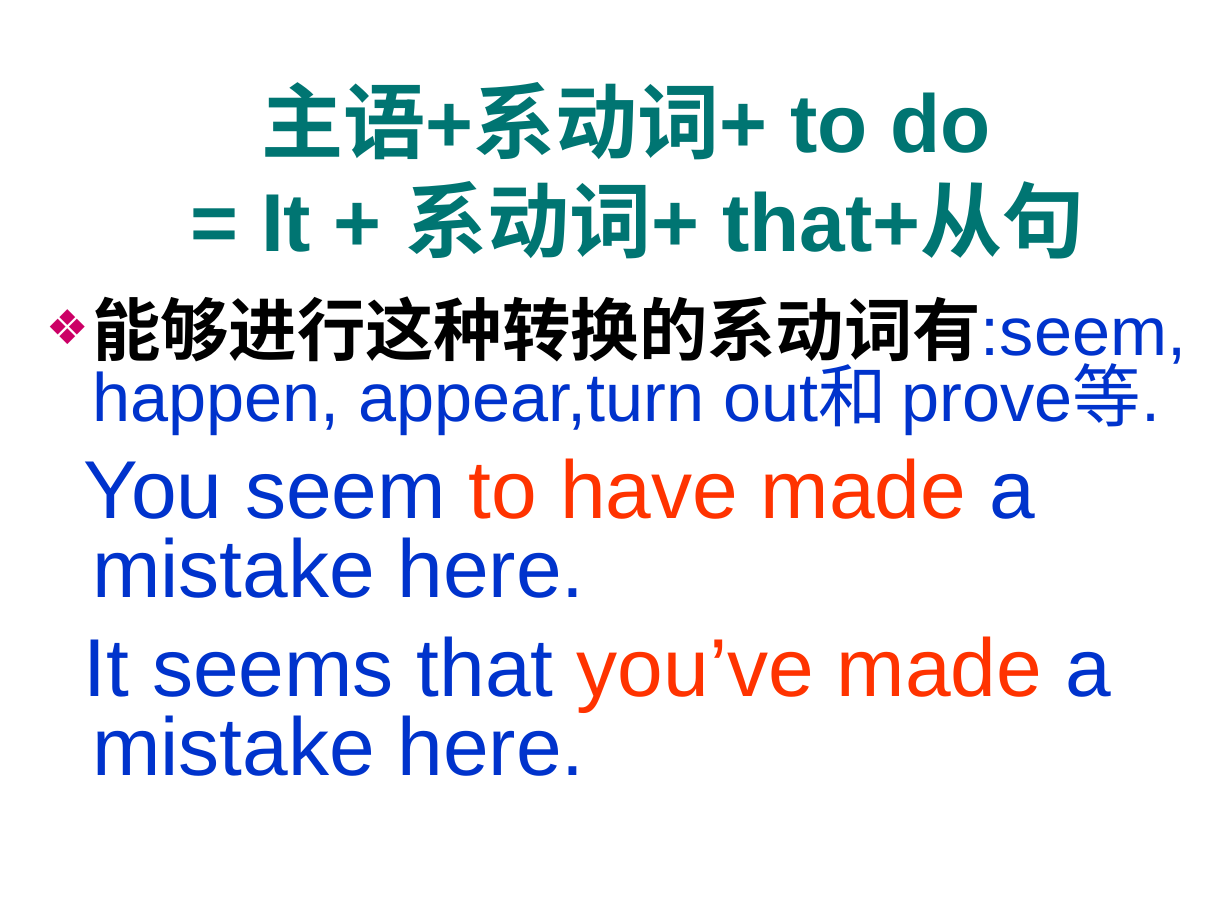
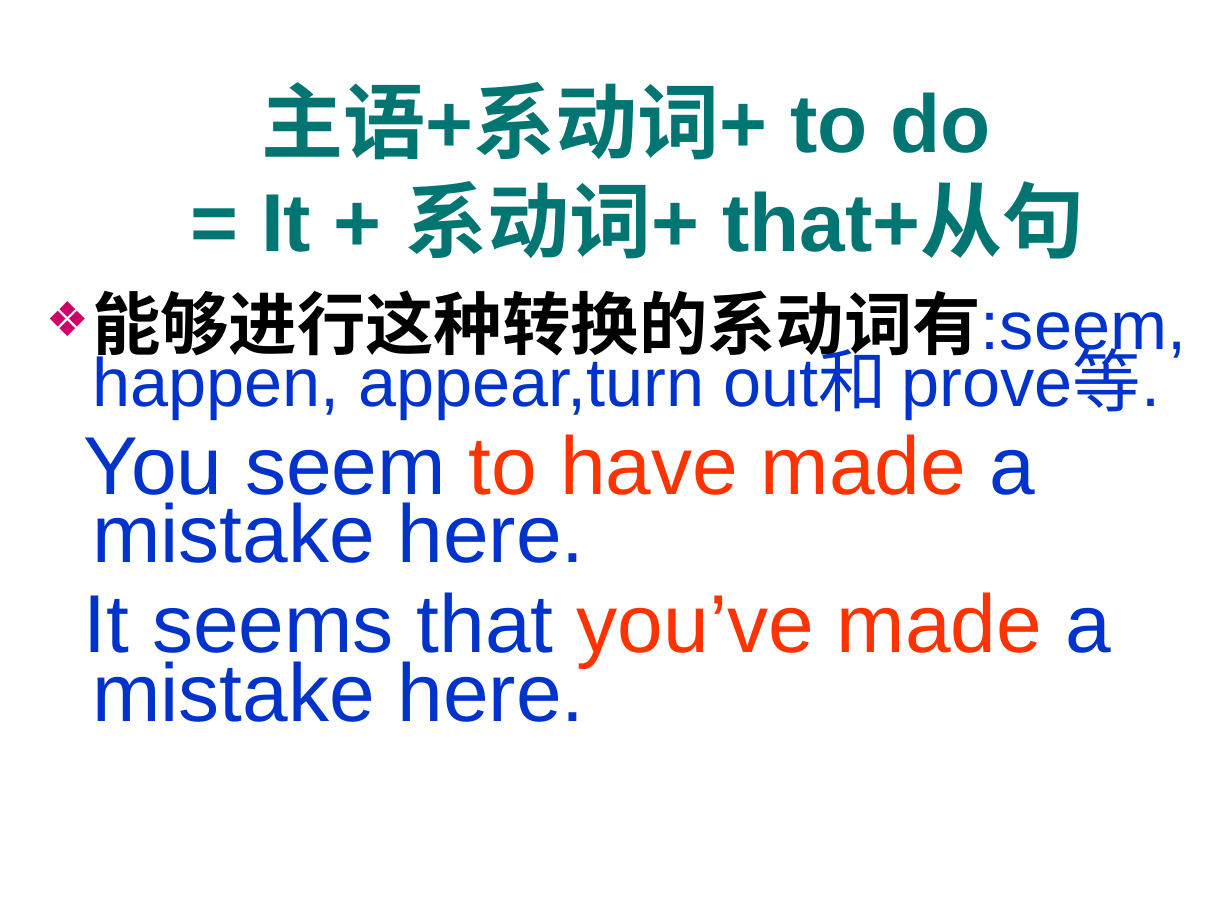
Before and after one commit to CCCxshen/ZhuanShengBen, a slide deck: slide 43 of English/课件/专升本英语辅导9 连系动词及其用法.ppt. Drawn at 1232x924 pixels with LibreOffice and Linux fonts; fonts in the diff are those of the drawing; background and template pictures are left out. Boxes give left, top, right and bottom in pixels: in the first picture for what was removed or moved away, otherwise in the second. Text is boxed around its words. In the diff, an @@ line names an element or a change of style, - is before the commit and + after.

```diff
--- a/English/课件/专升本英语辅导9 连系动词及其用法.ppt
+++ b/English/课件/专升本英语辅导9 连系动词及其用法.ppt
@@ text "能够进行这种转换的系动词有:seem, happen, appear,turn out和 prove等." at (84,290,1186,722): line spacing 0.8 to 0.7 @@
```
Also in this commit, not shown: 7 other slides changed, 4 other files.
